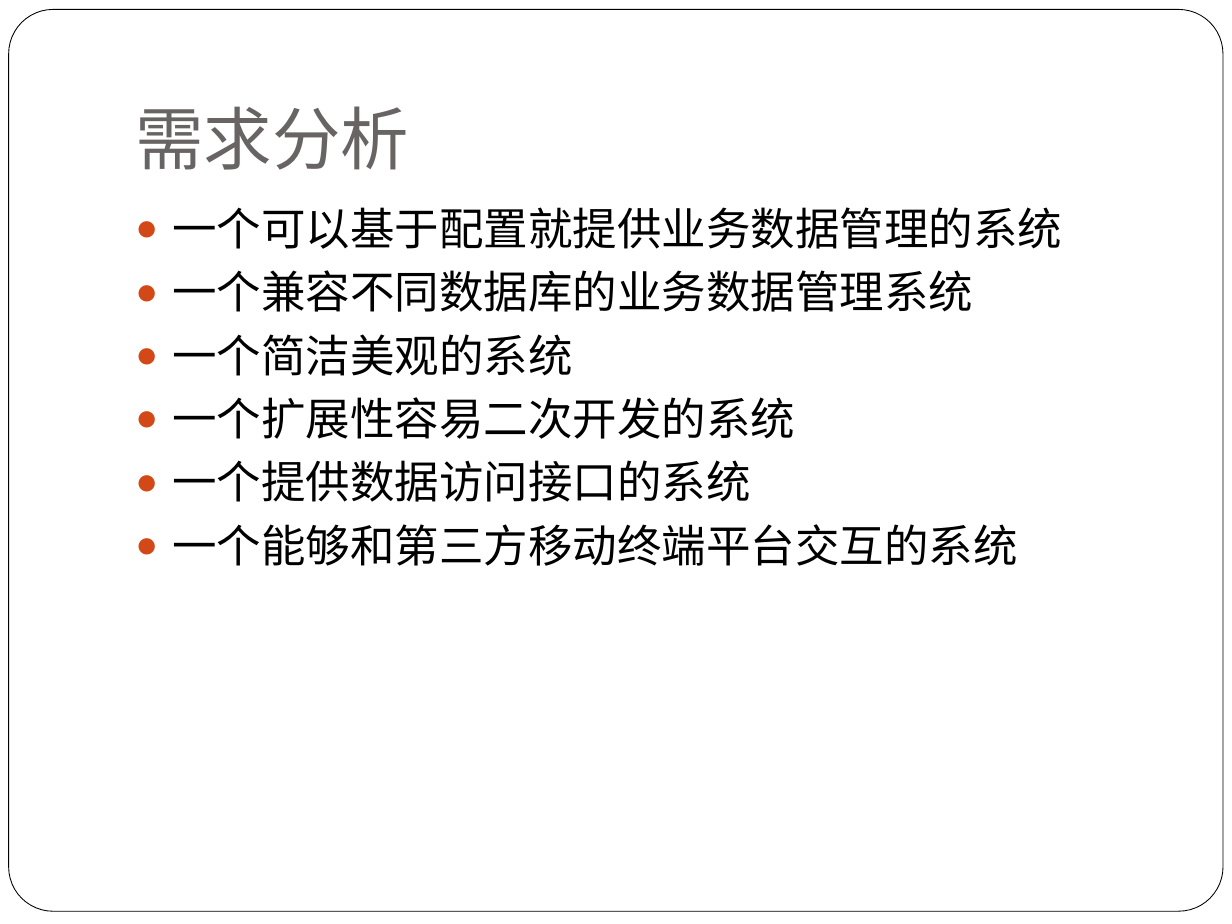
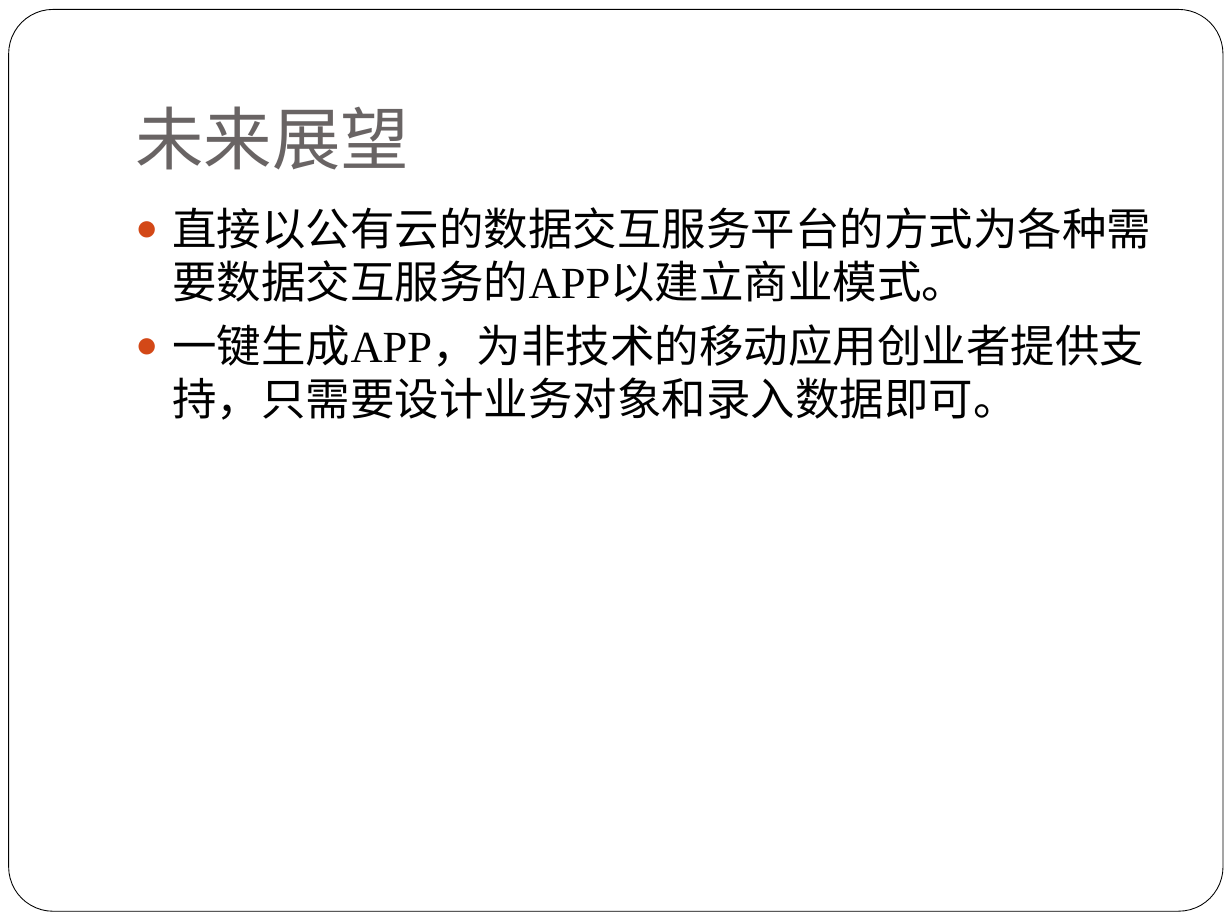
Before and after one commit to alucard263096/MyPaper, a slide deck: slide 12 of 论文PPT.pptx (slide 4 before the commit). Drawn at 1232x924 pixels with LibreOffice and Linux fonts; fonts in the diff are those of the drawing. Boxes give left, top, right and bottom in pixels: in the first picture for what was removed or moved away, otherwise in the second. Text is boxed around its words. In the diff, an @@ line names an element or a change of style, - is before the commit and + after.

```diff
--- a/论文PPT.pptx
+++ b/论文PPT.pptx
@@ title at <box>135,106,409,170</box>: text changed @@
-需求分析
+未来展望
@@ text at <box>172,207,1151,420</box>: text changed @@
-● 一个可以基于配置就提供业务数据管理的系统
-● 一个兼容不同数据库的业务数据管理系统
-● 一个简洁美观的系统
-● 一个扩展性容易二次开发的系统
-● 一个提供数据访问接口的系统
-● 一个能够和第三方移动终端平台交互的系统
+● 直接以公有云的数据交互服务平台的方式为各种需要数据交互服务的APP以建立商业模式。
+● 一键生成APP，为非技术的移动应用创业者提供支持，只需要设计业务对象和录入数据即可。
```
Also in this commit, not shown: 4 other slides changed, 7 slides added, 9 slides removed.
